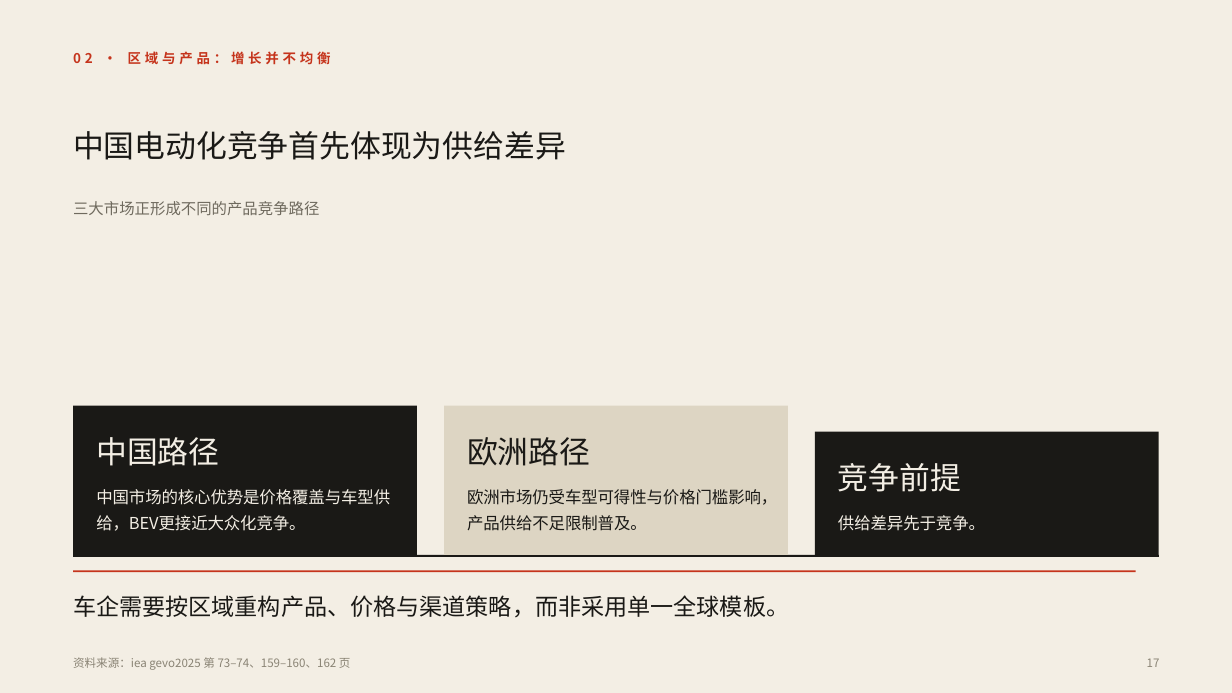
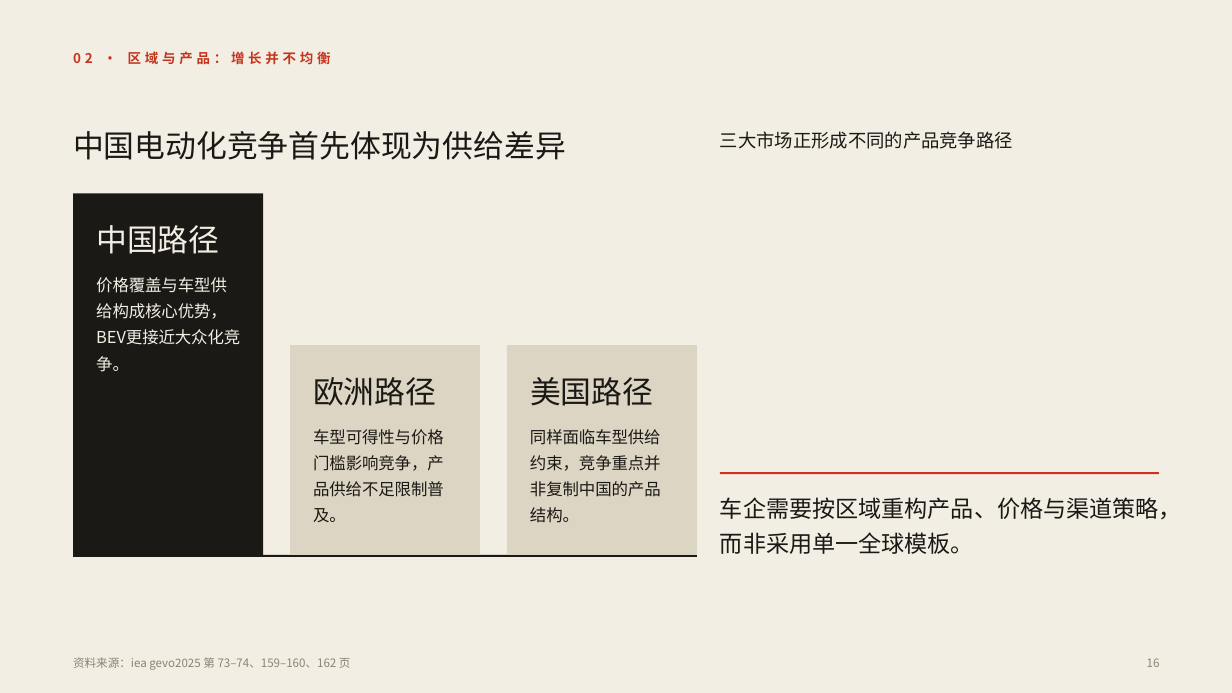
Before and after one commit to Liyilin66/ppt-agent, a slide deck: slide 16 of eval/results/scale-iea-50.pptx (slide 17 before the commit). Drawn at 1232x693 pixels with LibreOffice and Linux fonts; fonts in the diff are those of the drawing. Boxes give left, top, right and bottom in pixels: in the first picture for what was removed or moved away, otherwise in the second. Text is boxed around its words. In the diff, an @@ line names an element or a change of style, - is before the commit and + after.

```diff
--- a/eval/results/scale-iea-50.pptx
+++ b/eval/results/scale-iea-50.pptx
@@ text "三大市场正形成不同的产品竞争路径": place and size @@
-text "三大市场正形成不同的产品竞争路径" at box(73, 201, 319, 215)
+text "三大市场正形成不同的产品竞争路径" at box(720, 131, 1013, 149)
@@ text "三大市场正形成不同的产品竞争路径" at box(720, 131, 1013, 149): size 12 to 14.2 pt, text colour #6F6A5E to #1A1916; line spacing 19.2pt to 23.5pt @@
@@ rectangle: place and size @@
-rectangle at box(73, 406, 417, 555)
+rectangle at box(73, 193, 263, 555)
@@ text "中国路径": place and size @@
-text "中国路径" at box(96, 437, 219, 466)
+text "中国路径" at box(96, 225, 219, 254)
@@ text at box(96, 277, 227, 372): text changed @@
-中国市场的核心优势是价格覆盖与车型供给，BEV更接近大众化竞争。
+价格覆盖与车型供给构成核心优势，BEV更接近大众化竞争。
@@ rectangle: place and size @@
-rectangle at box(445, 406, 788, 555)
+rectangle at box(290, 346, 481, 555)
@@ rectangle: place and size @@
-rectangle at box(815, 432, 1159, 555)
+rectangle at box(507, 346, 698, 555)
@@ rectangle at box(507, 346, 698, 555): fill #1A1916 to #DDD5C3 @@
@@ text "欧洲路径": place and size @@
-text "欧洲路径" at box(467, 437, 590, 466)
+text "欧洲路径" at box(313, 377, 436, 406)
@@ text added at box(530, 377, 653, 406), 24 pt, text #1A1916 @@
+美国路径
@@ text at box(313, 429, 444, 522): text changed @@
-欧洲市场仍受车型可得性与价格门槛影响，产品供给不足限制普及。
+车型可得性与价格门槛影响竞争，产品供给不足限制普及。
@@ text "同样面临车型供给约束，竞争重点并非复制中国的产品结构。" at box(530, 429, 661, 523): vertical alignment middle to top @@
@@ text at box(530, 429, 661, 523): text changed; text colour #F3EEE4 to #1A1916 @@
-供给差异先于竞争。
+同样面临车型供给约束，竞争重点并非复制中国的产品结构。
@@ rectangle: place and size @@
-rectangle at box(73, 570, 1136, 572)
+rectangle at box(720, 472, 1159, 474)
@@ text removed at box(838, 463, 961, 492) @@
-竞争前提
@@ text "车企需要按区域重构产品、价格与渠道策略，而非采用单一全球模板。": place and size @@
-text "车企需要按区域重构产品、价格与渠道策略，而非采用单一全球模板。" at box(73, 595, 789, 618)
+text "车企需要按区域重构产品、价格与渠道策略，而非采用单一全球模板。" at box(720, 497, 1182, 554)
@@ text "车企需要按区域重构产品、价格与渠道策略，而非采用单一全球模板。" at box(720, 497, 1182, 554): vertical alignment middle to top @@
@@ rectangle: place and size @@
-rectangle at box(73, 555, 1159, 557)
+rectangle at box(73, 555, 697, 557)
@@ text at box(1147, 658, 1160, 667): text changed @@
-17
+16
```
Also in this commit, not shown: 24 other slides changed, 2 slides removed, 5 other files.
